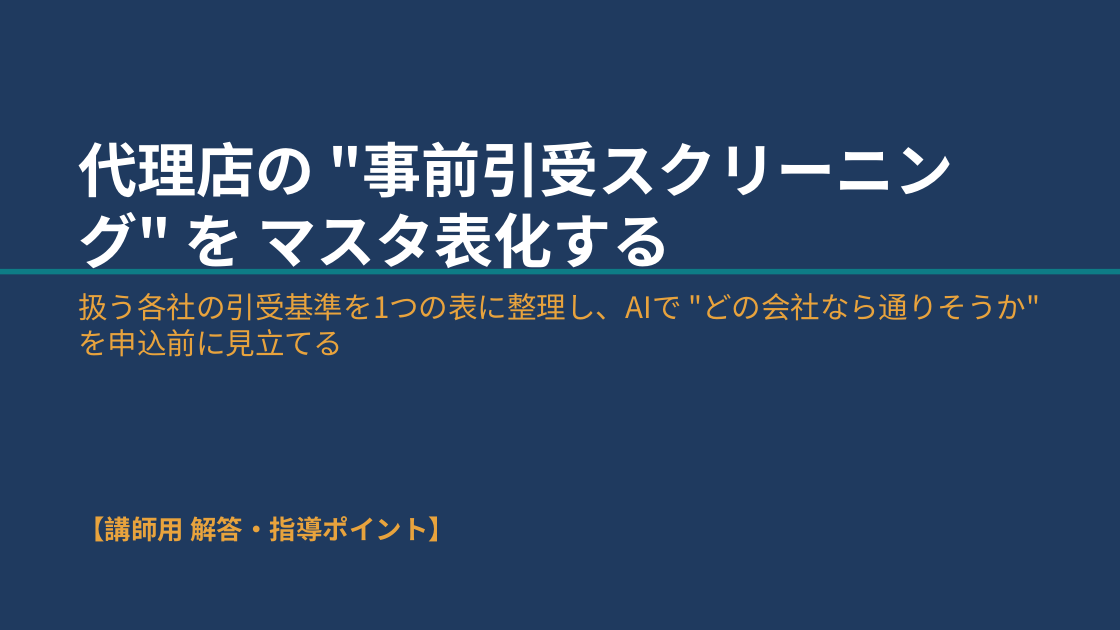
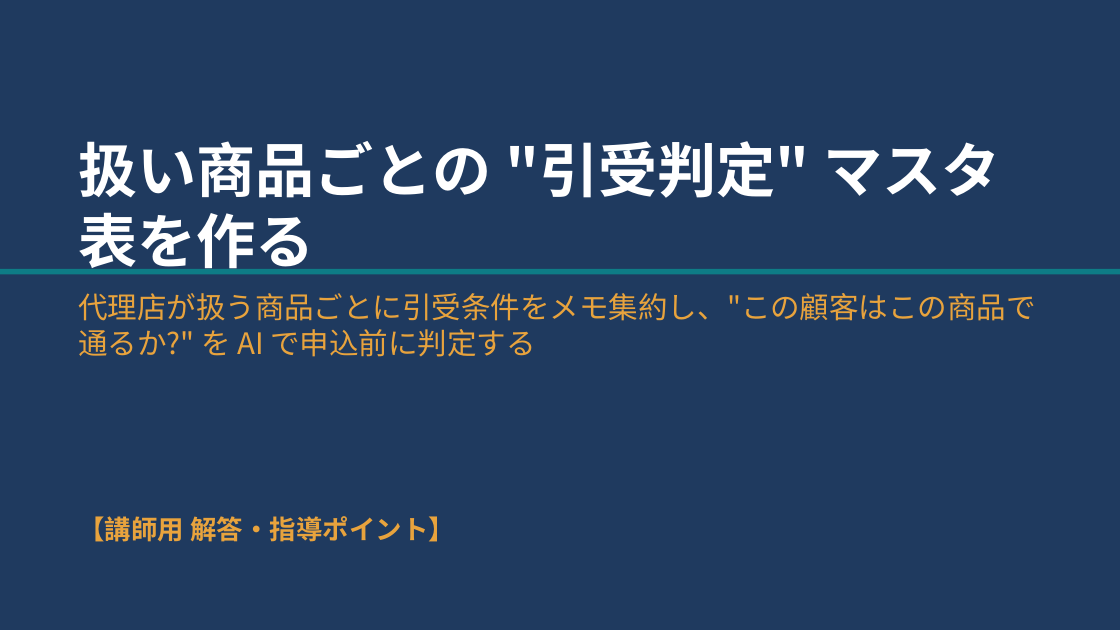
Before and after one commit to kana-story-321/github.io, a slide deck: slide 1 of lecture_pptx/out/s15/ワーク01_講師用.pptx. Drawn at 1120x630 pixels with LibreOffice and Linux fonts; fonts in the diff are those of the drawing. Boxes give left, top, right and bottom in pixels: in the first picture for what was removed or moved away, otherwise in the second. Text is boxed around its words. In the diff, an @@ line names an element or a change of style, - is before the commit and + after.

```diff
--- a/lecture_pptx/out/s15/ワーク01_講師用.pptx
+++ b/lecture_pptx/out/s15/ワーク01_講師用.pptx
@@ text at (78, 141, 1000, 274): text changed @@
-代理店の "事前引受スクリーニング" を マスタ表化する
+扱い商品ごとの "引受判定" マスタ表を作る
@@ text at (78, 293, 1036, 357): text changed @@
-扱う各社の引受基準を1つの表に整理し、AIで "どの会社なら通りそうか" を申込前に見立てる
+代理店が扱う商品ごとに引受条件をメモ集約し、"この顧客はこの商品で通るか?" を AI で申込前に判定する
```
Also in this commit, not shown: 2 other slides changed, 14 other files.
